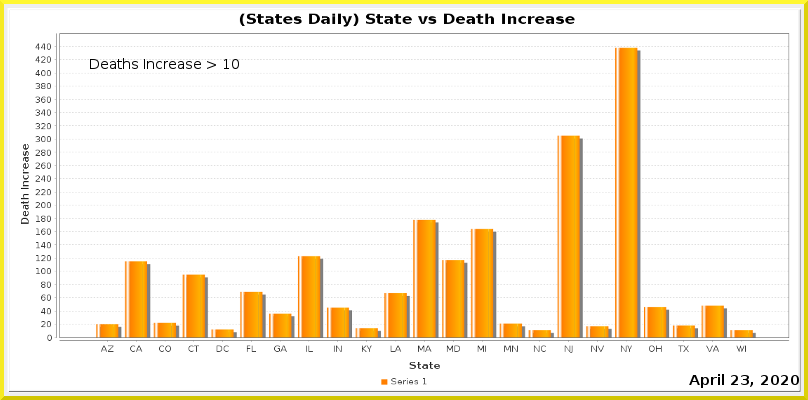
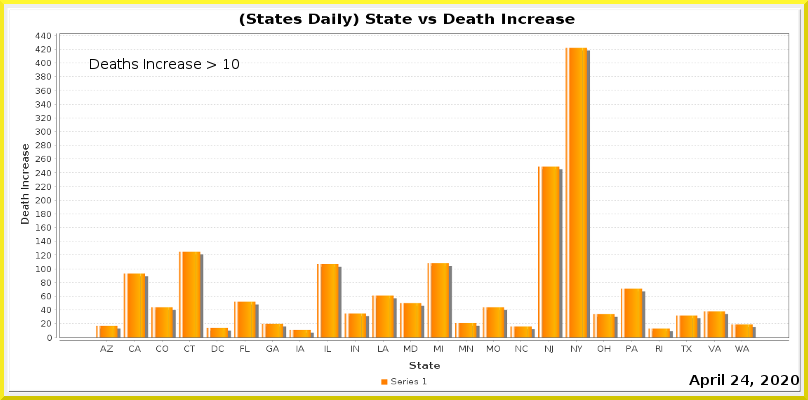
The second 808×400 image is a revision of the first. Changes to its layers:
painted on "Current Date" over [741, 375, 749, 385]
painted on "Date_vs_TestIncrease.png" over [35, 32, 789, 353]
